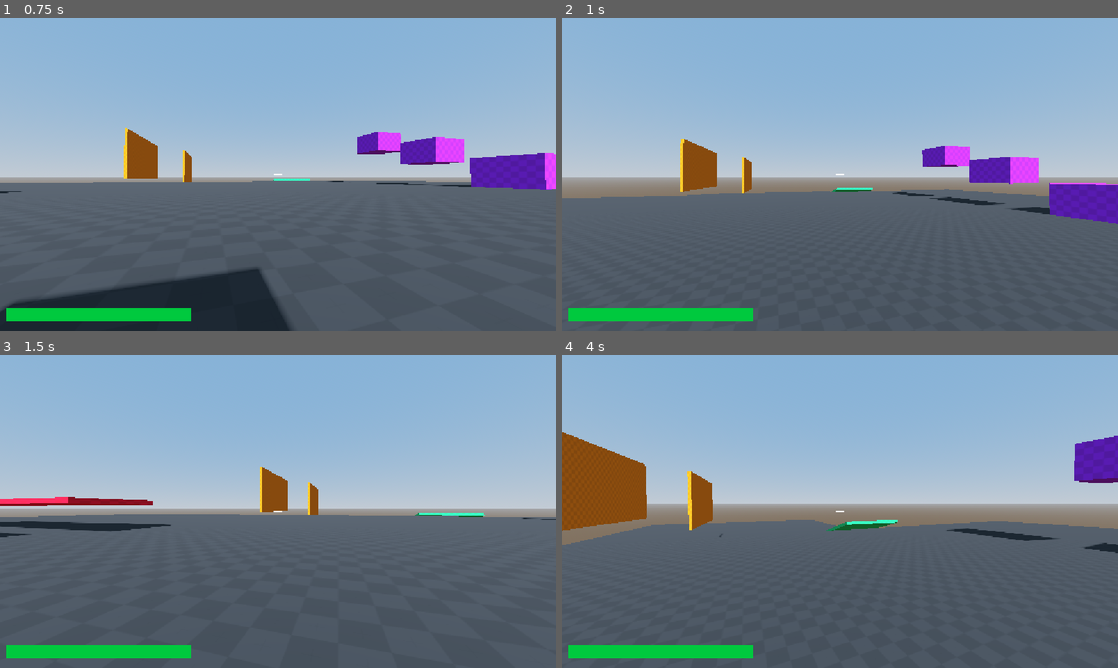
Above: before the commit, frames 1-4 (two rows, left to right).
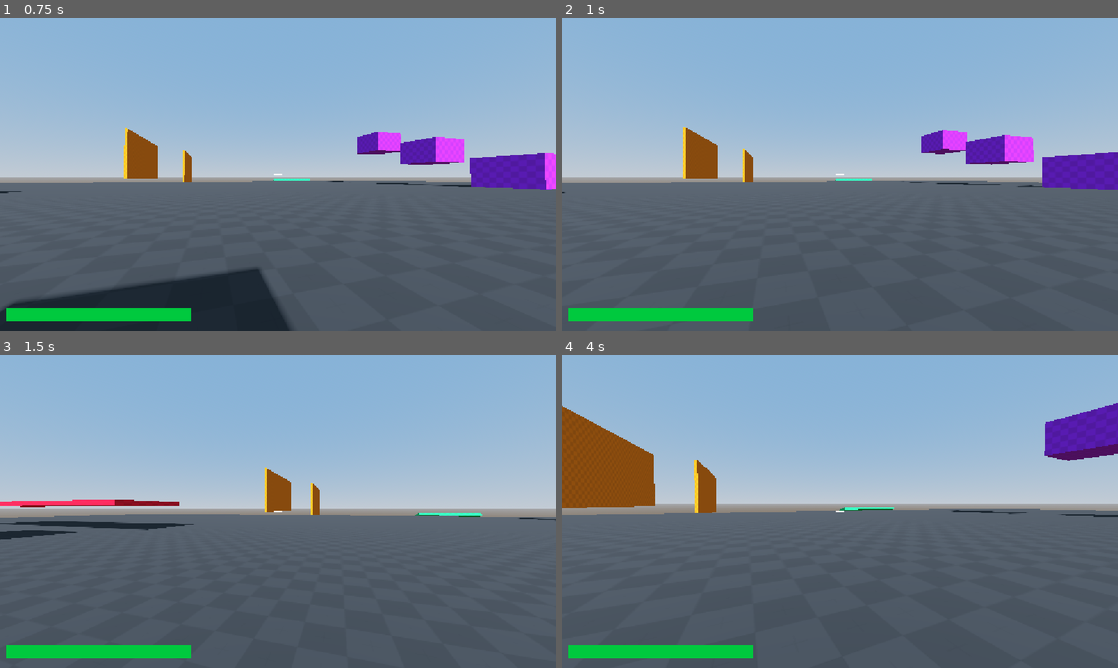
Above: after the commit, the same moments.

Repository: Lilhappy19/Karlson_remaster
Game: Godot game, scene res://scenes/main.tscn
Two runs of this game, one before a commit and one after it. Both use one fixed random seed, a clock stepped at 60 frames per second and the inputs below.
Inputs (mouse positions are in pixels of both pictures, inside the frame that each line leads up to):
- Up to frame 1 (0.75 s): tap Enter at 0.5 s; move the mouse to (305, 174) at 0.52 s; hold W (Move_Forward) from 0.53 s (still down); hold C (Move_Crouch_Slide) from 0.53 s (still down)
- Up to frame 2 (1 s): keep holding W (Move_Forward); keep holding C (Move_Crouch_Slide); tap Space (Move_Jump) at 0.77 s
- Up to frame 3 (1.5 s): keep holding W (Move_Forward); move the mouse to (250, 511) at 1.27 s; release C (Move_Crouch_Slide) at 1.28 s; click (250, 511) at 1.35 s
- Up to frame 4 (4 s): keep holding W (Move_Forward); tap Space (Move_Jump) at 1.52, 3.02, 3.77 s; tap C (Move_Crouch_Slide) at 1.55, 3.05 s; move the mouse to (851, 505) at 2.02 s; hold C (Move_Crouch_Slide) 2.03-2.78 s; move the mouse to (834, 517) at 2.77 s; tap Shift (Move_Sprint) at 2.85 s; move the mouse to (878, 514) at 3.52 s; hold C (Move_Crouch_Slide) from 3.53 s (still down)

Frame 1 is identical in both runs. In frame 2, 9.0% of the frame differs, in the area x 0-100%, y 34-66%; in frame 3, 1.5%; in frame 4, 9.6%, in the area x 0-100%, y 15-64%.

Commit message:
add : slide acceleration on slopes

Diff:
--- a/scenes/player.tscn
+++ b/scenes/player.tscn
@@ -97,8 +97,8 @@
 transform = Transform3D(1, 0, 0, 0, 1, 0, 0, 0, 1, 0, 0.51087505, 0)
 shape = SubResource("CylinderShape3D_g2els")
 
+[node name="settings_menu" parent="." unique_id=1627981791 instance=ExtResource("4_qlg0r")]
+visible = false
+
 [node name="pause menu" parent="." unique_id=1557834838 instance=ExtResource("3_dqkch")]
 visible = false
-
-[node name="settings_menu" parent="." unique_id=1627981791 instance=ExtResource("4_qlg0r")]
-visible = false
--- a/scripts/Player.gd
+++ b/scripts/Player.gd
@@ -12,6 +12,7 @@
 @export var jump_force : float = 20
 @export var camera_sensitivity : float = 1
 @export var strength : float = 15
+@export var slope_acceleration : float = 20.0
 
 @onready var standard_collision : CollisionShape3D = $StandardCollison
 @onready var standard_shape : MeshInstance3D = $StandardShape
@@ -89,6 +90,20 @@
 
 	var momentum : int = int(Vector3(linear_velocity.x,0,linear_velocity.z).length())
 
+	#=== slide ===
+	if ground_check_shape.is_colliding() and Input.is_action_pressed("Move_Crouch_Slide"):
+		var slope_normal : Vector3 = ground_check_shape.get_collision_normal(0)
+
+		linear_velocity = linear_velocity.slide(slope_normal)
+
+		if slope_normal != Vector3.UP:
+			var downhill_dir = Vector3.DOWN.slide(slope_normal).normalized()
+
+			if Vector3(linear_velocity.x, 0, linear_velocity.z).dot(Vector3(downhill_dir.x, 0, downhill_dir.z)) > 0:
+				linear_velocity.x += downhill_dir.x * slope_acceleration * _delta
+				linear_velocity.z += downhill_dir.z * slope_acceleration * _delta
+
+	#==============
 	if Input.is_action_pressed("Move_Crouch_Slide") and ground_check_shape.is_colliding() or crouch_check.is_colliding():
 		if momentum <= slide_threshold:
 			linear_velocity.z = lerp(linear_velocity.z,dir.z * speed * _delta / speed_M,0.5)
Not shown, changed: export_presets.cfg
Not shown, changed: Game/Linux/Karlson_remaster.exe.pck
Not shown, changed: Game/Windows/Karlson_remaster.pck
